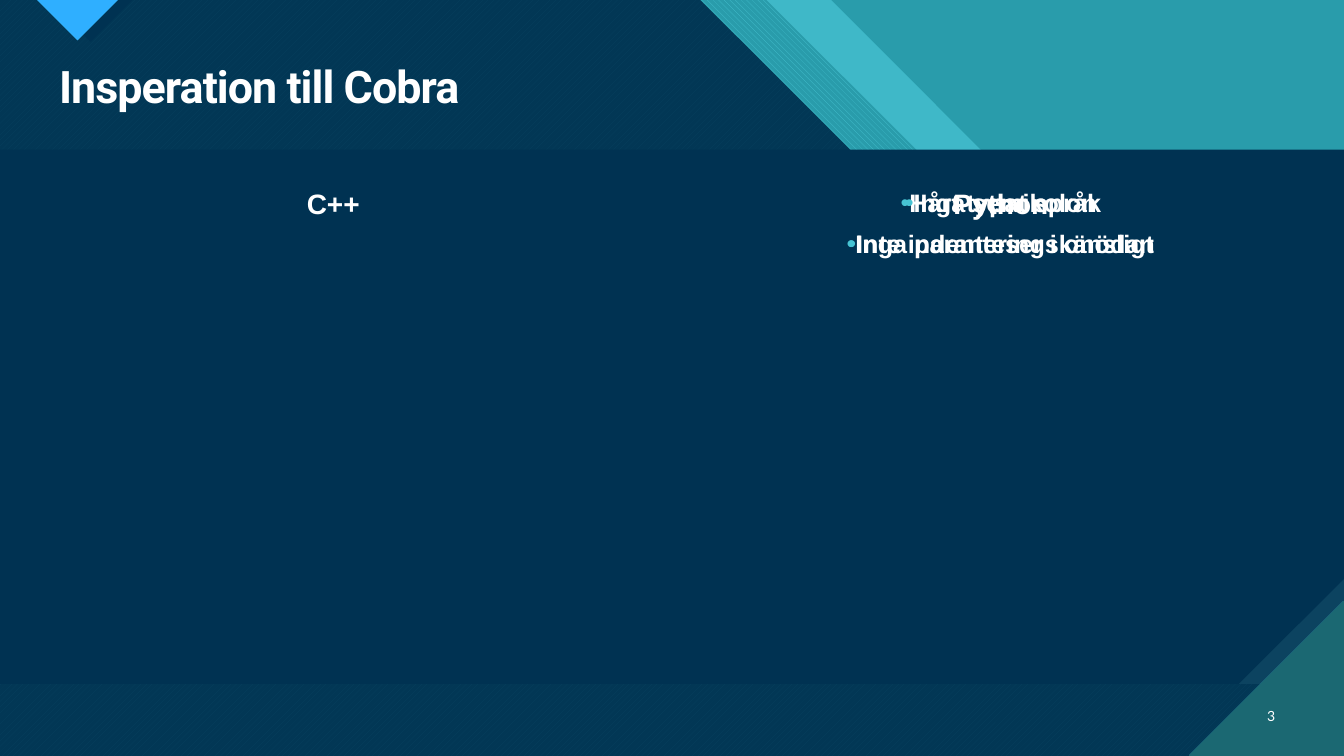
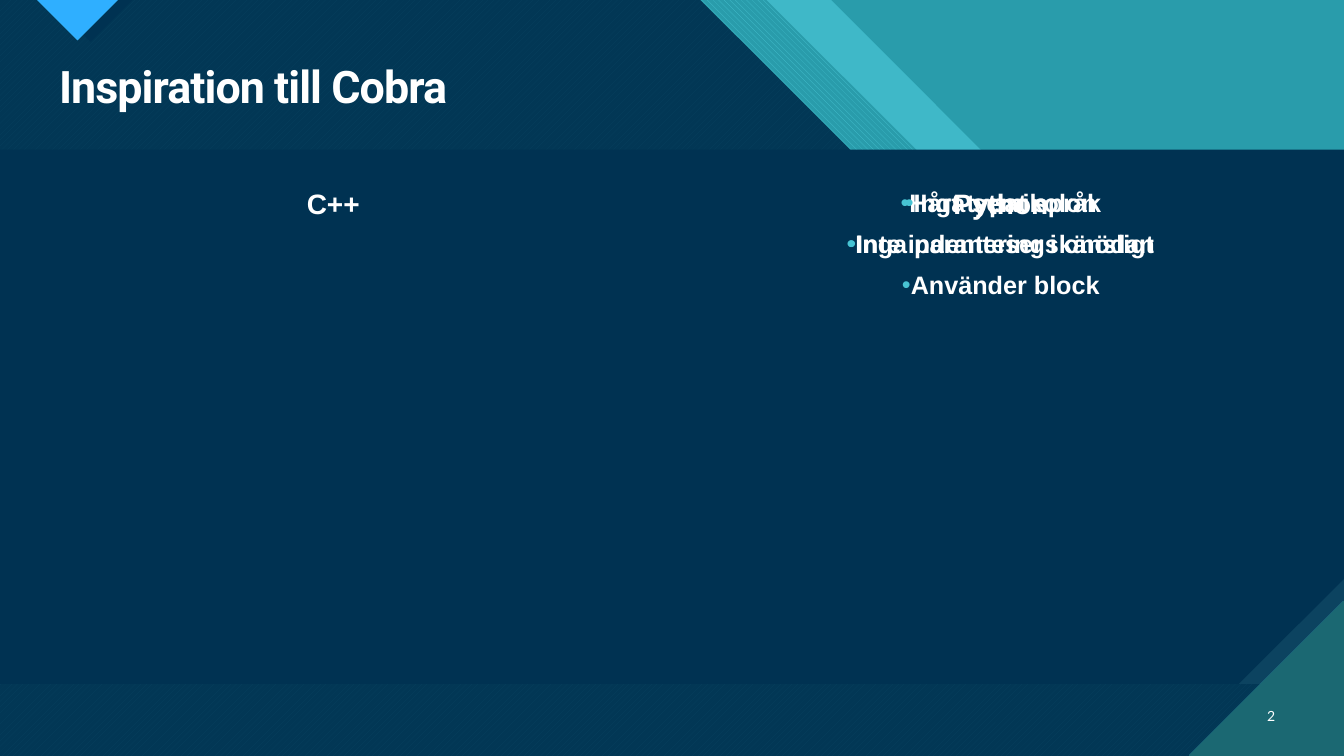
Before and after one commit to Albin0208/Parser-in-ruby, a slide deck: slide 2 of documentation/Cobra presentation.pptx (slide 3 before the commit). Drawn at 1344x756 pixels with LibreOffice and Linux fonts; fonts in the diff are those of the drawing. Boxes give left, top, right and bottom in pixels: in the first picture for what was removed or moved away, otherwise in the second. Text is boxed around its words. In the diff, an @@ line names an element or a change of style, - is before the commit and + after.

```diff
--- a/documentation/Cobra presentation.pptx
+++ b/documentation/Cobra presentation.pptx
@@ title at [59,69,447,112]: text changed @@
-Insperation till Cobra
+Inspiration till Cobra
@@ text at [911,275,1027,295]: paragraph added @@
+• Använder block
@@ page number at [1267,711,1275,721]: text changed @@
-3
+2
```
Also in this commit, not shown: 2 other slides changed, 3 slides added, 1 slide removed, 3 other files.
